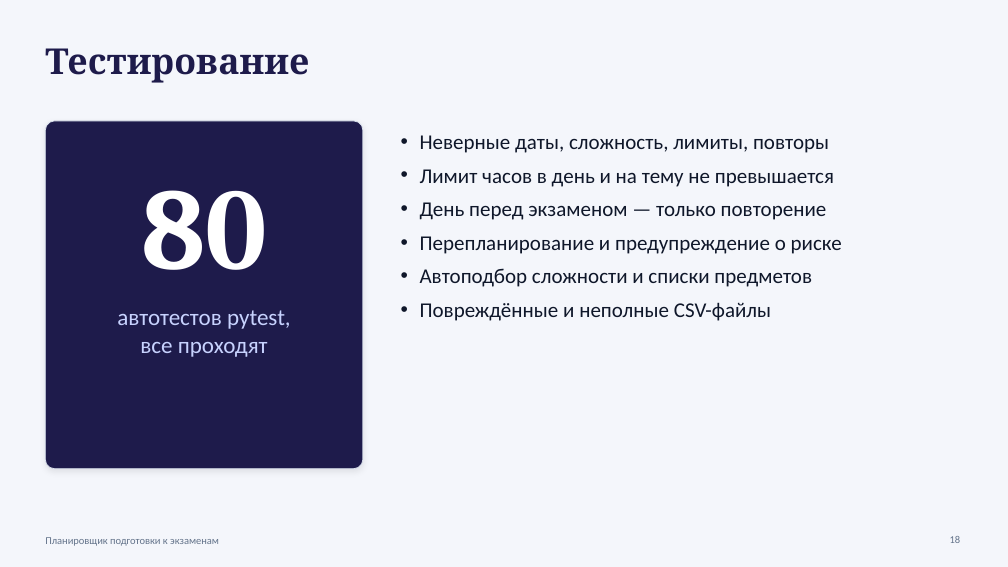
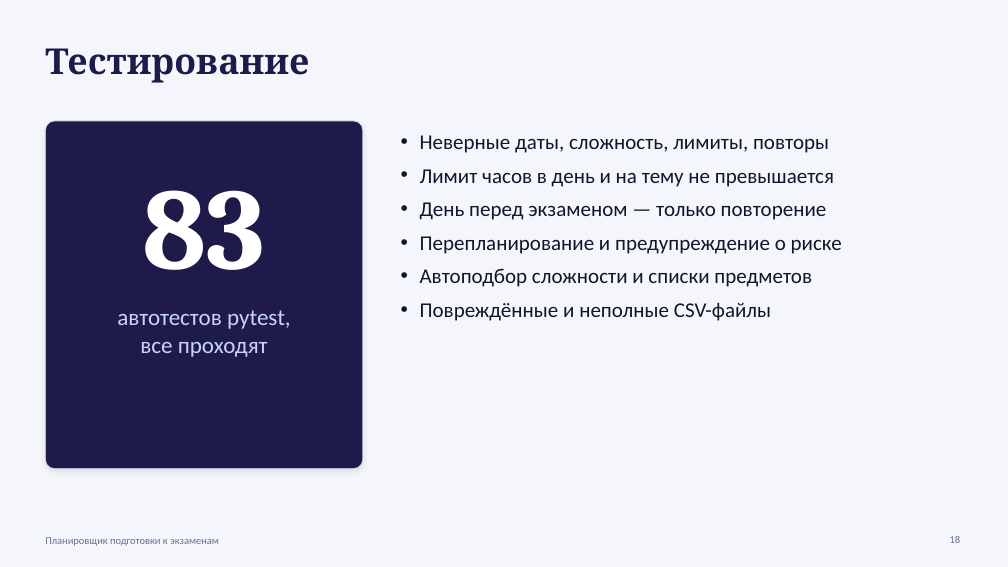
Before and after one commit to leywinkw/exam-planner, a slide deck: slide 18 of docs/Презентация_Планировщик_экзаменов.pptx. Drawn at 1008x567 pixels with LibreOffice and Linux fonts; fonts in the diff are those of the drawing. Boxes give left, top, right and bottom in pixels: in the first picture for what was removed or moved away, otherwise in the second. Text is boxed around its words. In the diff, an @@ line names an element or a change of style, - is before the commit and + after.

```diff
--- a/docs/Презентация_Планировщик_экзаменов.pptx
+++ b/docs/Презентация_Планировщик_экзаменов.pptx
@@ text at <box>143,190,266,270</box>: text changed @@
-80
+83
```
Also in this commit, not shown: 7 other slides changed, 19 other files.
